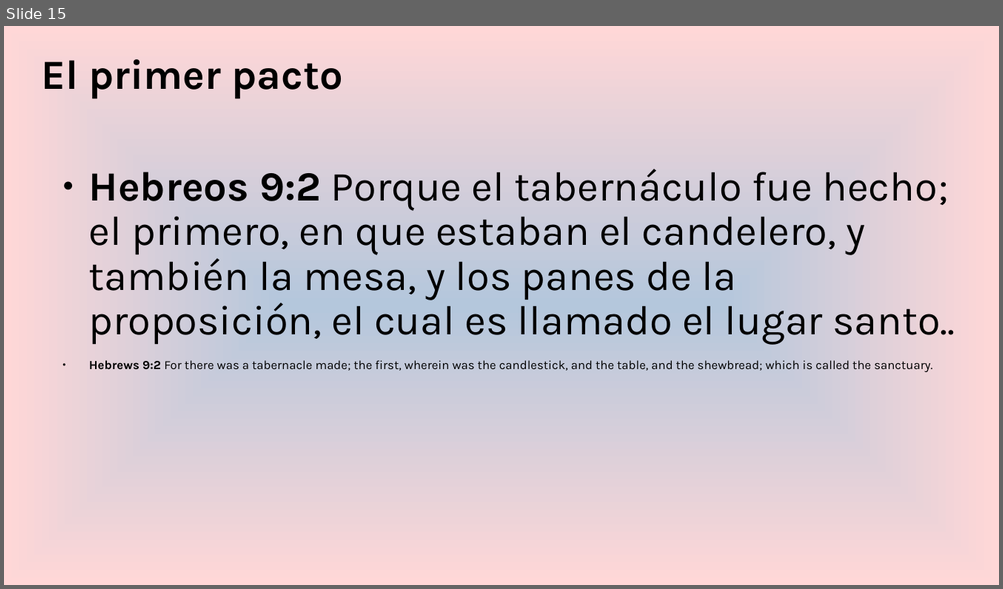
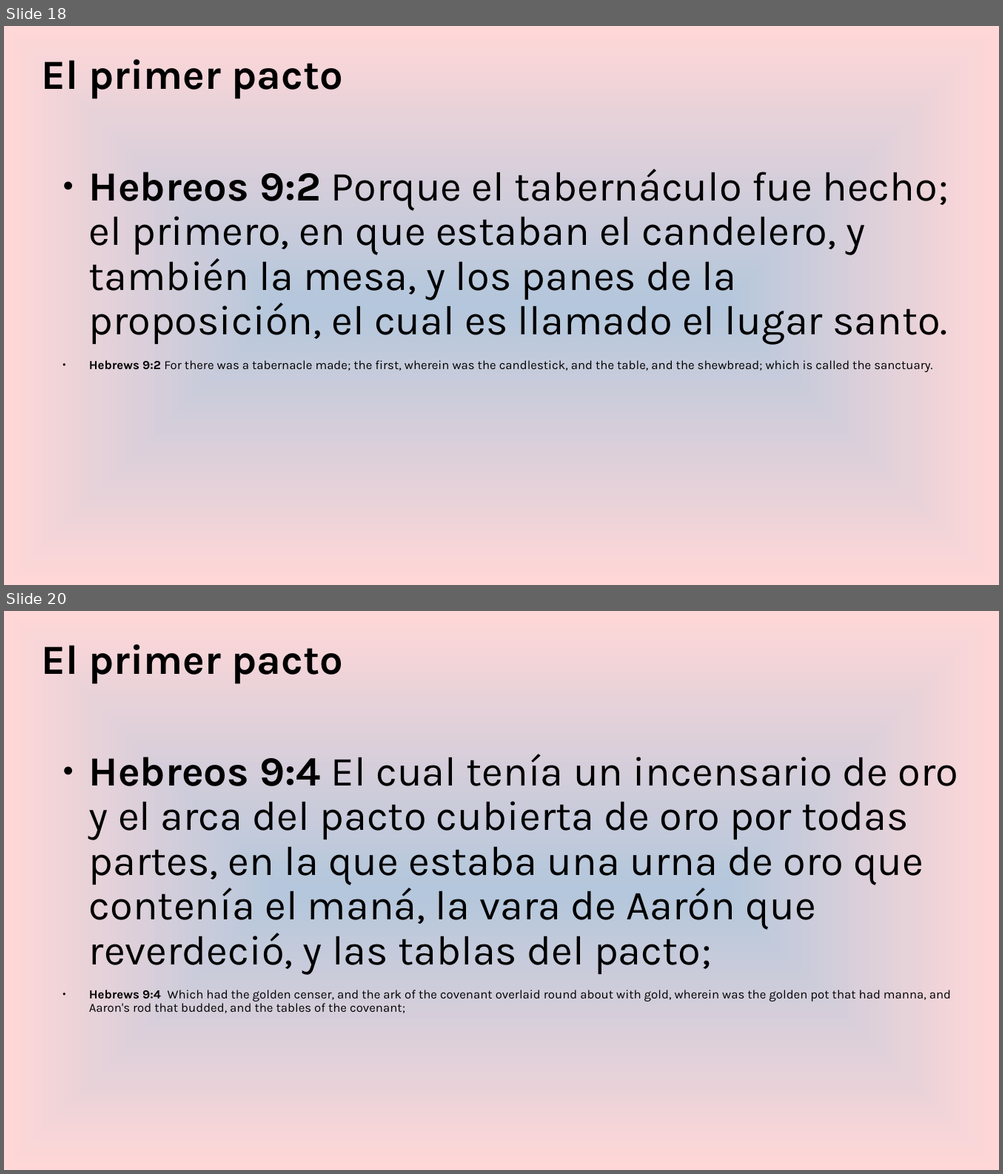
Before and after one commit to praxeastech/sanpedrosula, a slide deck: assets/docs/EltabernáculodeMoisés.odp. Shown one above the other, each under a label of ours: slide 15 before the commit, slides 18 and 20 after it; the slides between them are not shown. The pictures are 1003x589 and 1003x1174 pixels, drawn with LibreOffice and Linux fonts; fonts in the diff are those of the drawing. Boxes give left, top, right and bottom in pixels: in the first picture for what was removed or moved away, otherwise in the second. Text is boxed around its words. In the diff, an @@ line names an element or a change of style, - is before the commit and + after.

```diff
--- a/assets/docs/EltabernáculodeMoisés.odp
+++ b/assets/docs/EltabernáculodeMoisés.odp
@@ slide 20 added at <box>4,611,999,1170</box>, background gradient #B4C7DC to #FFD7D7 @@
@@ title added at <box>41,644,343,684</box>, 40 pt, text #000000, bold @@
+El primer pacto
@@ text added at <box>89,754,958,1014</box>, 40 pt, text #000000 @@
+● Hebreos 9:4 El cual tenía un incensario de oro y el arca del pacto cubierta de oro por todas partes, en la que estaba una urna de oro que contenía el maná, la vara de Aarón que reverdeció, y las tablas del pacto;
+● Hebrews 9:4 Which had the golden censer, and the ark of the covenant overlaid round about with gold, wherein was the golden pot that had manna, and Aaron's rod that budded, and the tables of the covenant;
@@ what was slide 15 is now slide 18 @@
@@ slide 18 changed as well @@
@@ text at <box>89,169,948,345</box>: text changed @@
-● Hebreos 9:2 Porque el tabernáculo fue hecho; el primero, en que estaban el candelero, y también la mesa, y los panes de la proposición, el cual es llamado el lugar santo..
+● Hebreos 9:2 Porque el tabernáculo fue hecho; el primero, en que estaban el candelero, y también la mesa, y los panes de la proposición, el cual es llamado el lugar santo.
```
Also in this commit, not shown: 2 other slides changed, 5 other slides added, 1 other file.
